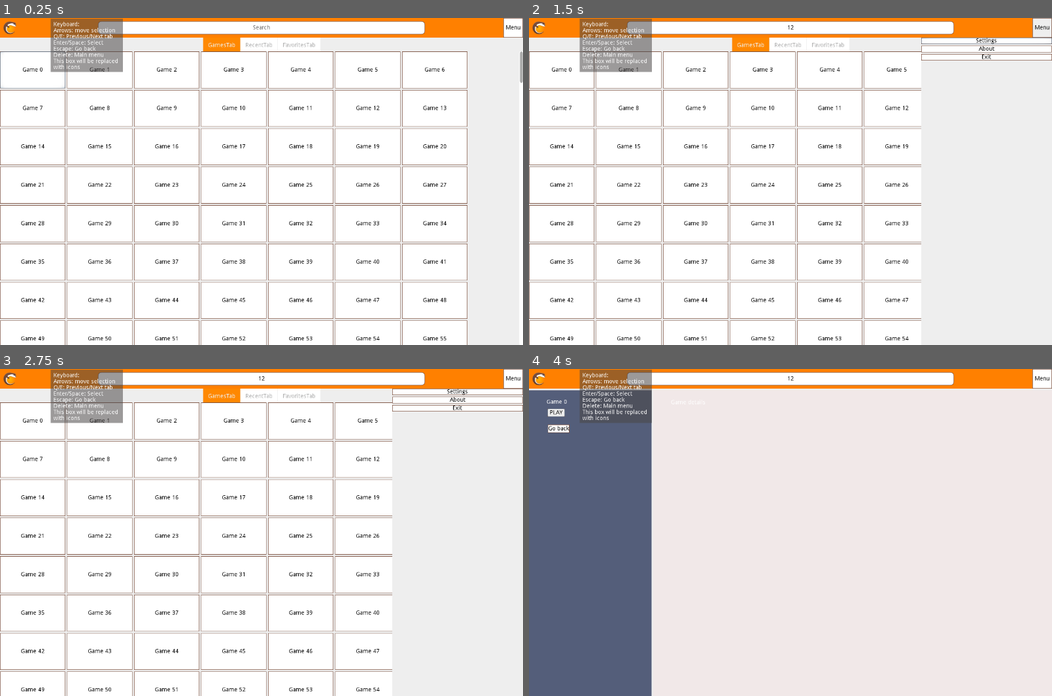
Above: before the commit, frames 1-4 (two rows, left to right).
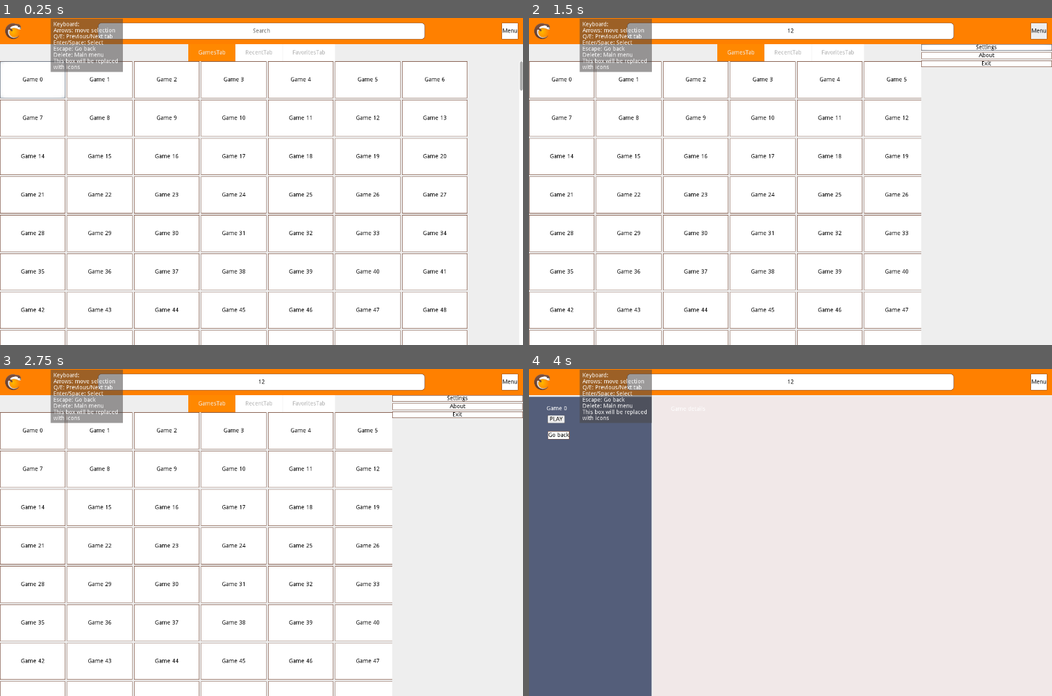
Above: after the commit, the same moments.

Repository: Buri/lutris-gamepad-ui
Game: Godot game, scene res://components/root/root.tscn
Same seed, same stepped clock (60 frames per second), same inputs: the game is played once before the commit and once after it.
Inputs (mouse positions are in pixels of both pictures, inside the frame that each line leads up to; where the layout moved, square brackets give the same spot in the first picture):
- Up to frame 1 (0.25 s): no input
- Up to frame 2 (1.5 s): click (790, 27) at 0.52 s; type "12" at 0.6 s; click "Menu" at 1.25 s
- Up to frame 3 (2.75 s): click (10, 382) [10, 378] at 2 s
- Up to frame 4 (4 s): click "Game 0" at 2.75 s; click "PLAY" at 3.5 s

The runs differ from the first frame. In frame 1, 14% of the frame differs, in the area x 0-100%, y 0-99%; in frame 2, 12%; in frame 3, 12%; in frame 4, 3.6%.

Commit message:
Increase UI size (HeaderBar, Tabs)
- HeaderBar size: 48px -> 64px

Diff:
--- a/components/root/root.gd
+++ b/components/root/root.gd
@@ -14,7 +14,7 @@
 	var panel = panelScene.instance()
 	if get_node_or_null("MenuPanel") == null:
 		panel.margin_left = -320
-		panel.margin_top = 48
+		panel.margin_top = 64
 		panel.anchor_left = 1
 		panel.anchor_right = 1
 		panel.anchor_bottom = 1
--- a/components/root/root.tscn
+++ b/components/root/root.tscn
@@ -29,8 +29,8 @@
 
 [node name="HeaderBar" type="Control" parent="VBoxContainer"]
 margin_right = 1280.0
-margin_bottom = 48.0
-rect_min_size = Vector2( 0, 48 )
+margin_bottom = 64.0
+rect_min_size = Vector2( 0, 64 )
 __meta__ = {
 "_edit_use_anchors_": false
 }
@@ -38,8 +38,7 @@
 [node name="HeaderColorRect" type="ColorRect" parent="VBoxContainer/HeaderBar"]
 anchor_right = 1.0
 anchor_bottom = 1.0
-margin_bottom = -52.0
-rect_min_size = Vector2( 0, 48 )
+rect_min_size = Vector2( 0, 64 )
 size_flags_horizontal = 3
 color = Color( 1, 0.501961, 0, 1 )
 __meta__ = {
@@ -56,10 +55,10 @@
 
 [node name="SearchLineEdit" type="LineEdit" parent="VBoxContainer/HeaderBar/CenterContainer"]
 margin_left = 240.0
-margin_top = 8.0
+margin_top = 12.0
 margin_right = 1040.0
-margin_bottom = 40.0
-rect_min_size = Vector2( 800, 32 )
+margin_bottom = 52.0
+rect_min_size = Vector2( 800, 40 )
 size_flags_horizontal = 3
 align = 1
 placeholder_text = "Search"
@@ -68,11 +67,11 @@
 }
 
 [node name="LutrisButton" type="TextureButton" parent="VBoxContainer/HeaderBar"]
-margin_left = 8.0
-margin_top = 8.0
-margin_right = 54.0
-margin_bottom = 54.0
-rect_scale = Vector2( 0.5, 0.5 )
+margin_left = 12.0
+margin_top = 12.0
+margin_right = 76.0
+margin_bottom = 76.0
+rect_scale = Vector2( 0.625, 0.625 )
 texture_normal = ExtResource( 3 )
 __meta__ = {
 "_edit_use_anchors_": false
@@ -82,7 +81,10 @@
 anchor_left = 1.0
 anchor_right = 1.0
 anchor_bottom = 1.0
-margin_left = -48.0
+margin_left = -52.0
+margin_top = 12.0
+margin_right = -12.0
+margin_bottom = -12.0
 size_flags_horizontal = 9
 text = "Menu"
 __meta__ = {
@@ -90,7 +92,7 @@
 }
 
 [node name="TabContainer" type="TabContainer" parent="VBoxContainer"]
-margin_top = 52.0
+margin_top = 68.0
 margin_right = 1280.0
 margin_bottom = 800.0
 size_flags_horizontal = 3
@@ -103,7 +105,7 @@
 [node name="GamesTab" type="Tabs" parent="VBoxContainer/TabContainer"]
 anchor_right = 1.0
 anchor_bottom = 1.0
-margin_top = 30.0
+margin_top = 38.0
 script = ExtResource( 4 )
 open_in_container = NodePath("../..")
 
@@ -120,7 +122,7 @@
 
 [node name="GridContainer" type="GridContainer" parent="VBoxContainer/TabContainer/GamesTab/ScrollContainer"]
 margin_right = 1281.0
-margin_bottom = 719.0
+margin_bottom = 695.0
 grow_horizontal = 2
 grow_vertical = 2
 size_flags_horizontal = 3
--- a/resources/theme/lutris_theme_light.tres
+++ b/resources/theme/lutris_theme_light.tres
@@ -44,27 +44,27 @@
 
 [sub_resource type="StyleBoxFlat" id=3]
 bg_color = Color( 1, 1, 1, 1 )
-border_width_left = 13
-border_width_top = 8
-border_width_right = 12
-border_width_bottom = 8
+border_width_left = 25
+border_width_top = 10
+border_width_right = 24
+border_width_bottom = 14
 border_color = Color( 0.8, 0.8, 0.8, 0 )
-expand_margin_left = 12.0
-expand_margin_right = 12.0
-expand_margin_top = 12.0
-expand_margin_bottom = 8.0
+expand_margin_left = 24.0
+expand_margin_right = 24.0
+expand_margin_top = 14.0
+expand_margin_bottom = 14.0
 
 [sub_resource type="StyleBoxFlat" id=4]
 bg_color = Color( 1, 0.533333, 0, 1 )
-border_width_left = 13
-border_width_top = 8
-border_width_right = 12
-border_width_bottom = 8
+border_width_left = 25
+border_width_top = 10
+border_width_right = 24
+border_width_bottom = 14
 border_color = Color( 1, 1, 1, 0 )
-expand_margin_left = 12.0
-expand_margin_right = 12.0
-expand_margin_top = 12.0
-expand_margin_bottom = 8.0
+expand_margin_left = 24.0
+expand_margin_right = 24.0
+expand_margin_top = 14.0
+expand_margin_bottom = 14.0
 
 [sub_resource type="StyleBoxFlat" id=10]
 bg_color = Color( 0.666667, 0.666667, 0.666667, 1 )
